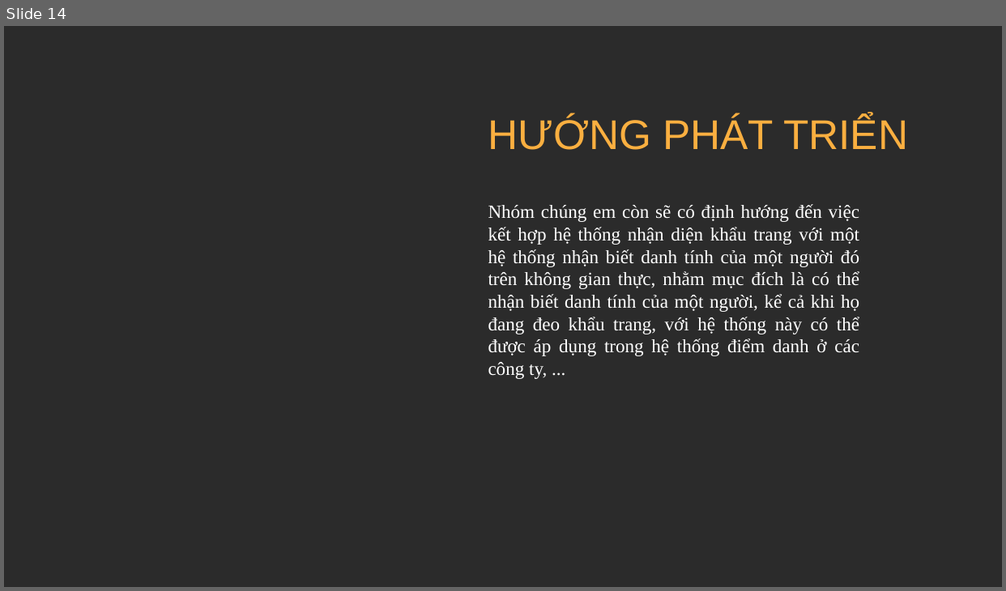
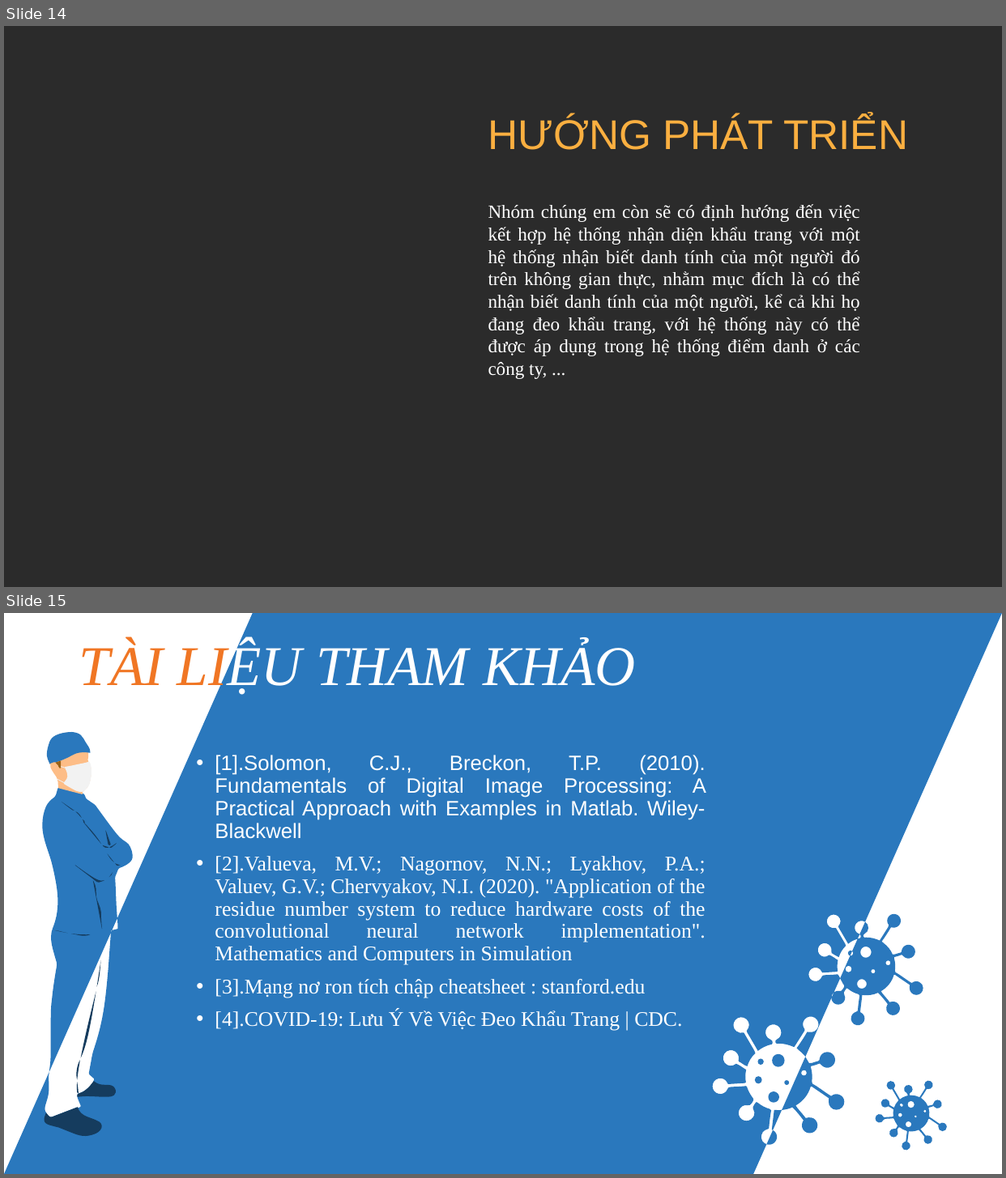
Before and after one commit to DarkDipper/Face-Mask-Detection-master, a slide deck: NCKH_XayDungHeThongNhanDangDoiTuongSuDungKhauTrang.pptx. Shown one above the other, each under a label of ours: slide 14 before the commit, slides 14 and 15 after it. The pictures are 1006x591 and 1006x1178 pixels, drawn with LibreOffice and Linux fonts; fonts in the diff are those of the drawing; background and template pictures are left out; a plain dark background stands for a picture behind light text. Boxes give left, top, right and bottom in pixels: in the first picture for what was removed or moved away, otherwise in the second. Text is boxed around its words. In the diff, an @@ line names an element or a change of style, - is before the commit and + after.

```diff
--- a/NCKH_XayDungHeThongNhanDangDoiTuongSuDungKhauTrang.pptx
+++ b/NCKH_XayDungHeThongNhanDangDoiTuongSuDungKhauTrang.pptx
@@ slide 15 added at bbox=[4, 613, 1002, 1174], background #FFFFFF @@
@@ freeform shape added at bbox=[4, 613, 1002, 1174], fill #2A78BD @@
@@ text added at bbox=[79, 641, 635, 696], 54 pt, text #FFFFFF, italic @@
+TÀI LIỆU THAM KHẢO
@@ freeform shape added at bbox=[47, 732, 90, 764], fill #2A78BD @@
@@ freeform shape added at bbox=[48, 732, 91, 794], fill #FDBD87 @@
@@ text added at bbox=[215, 755, 706, 1031], 20 pt, text #FFFFFF @@
+• [1].Solomon, C.J., Breckon, T.P. (2010). Fundamentals of Digital Image Processing: A Practical Approach with Examples in Matlab. Wiley-Blackwell
+• [2].Valueva, M.V.; Nagornov, N.N.; Lyakhov, P.A.; Valuev, G.V.; Chervyakov, N.I. (2020). "Application of the residue number system to reduce hardware costs of the convolutional neural network implementation". Mathematics and Computers in Simulation
+• [3].Mạng nơ ron tích chập cheatsheet : stanford.edu
+• [4].COVID-19: Lưu Ý Về Việc Đeo Khẩu Trang | CDC.
@@ freeform shape added at bbox=[56, 760, 61, 768], fill #9A6217 @@
@@ freeform shape added at bbox=[57, 761, 91, 792], fill #F2F2F2 @@
@@ freeform shape added at bbox=[54, 802, 120, 1093], fill #153C5E @@
@@ freeform shape added at bbox=[78, 1082, 116, 1097], fill #153C5E @@
@@ freeform shape added at bbox=[876, 1081, 948, 1151], fill #2A78BD @@
@@ freeform shape added at bbox=[44, 1108, 102, 1136], fill #153C5E @@
```
Also in this commit, not shown: 4 slides changed, 1 slide removed, 3 other files.
